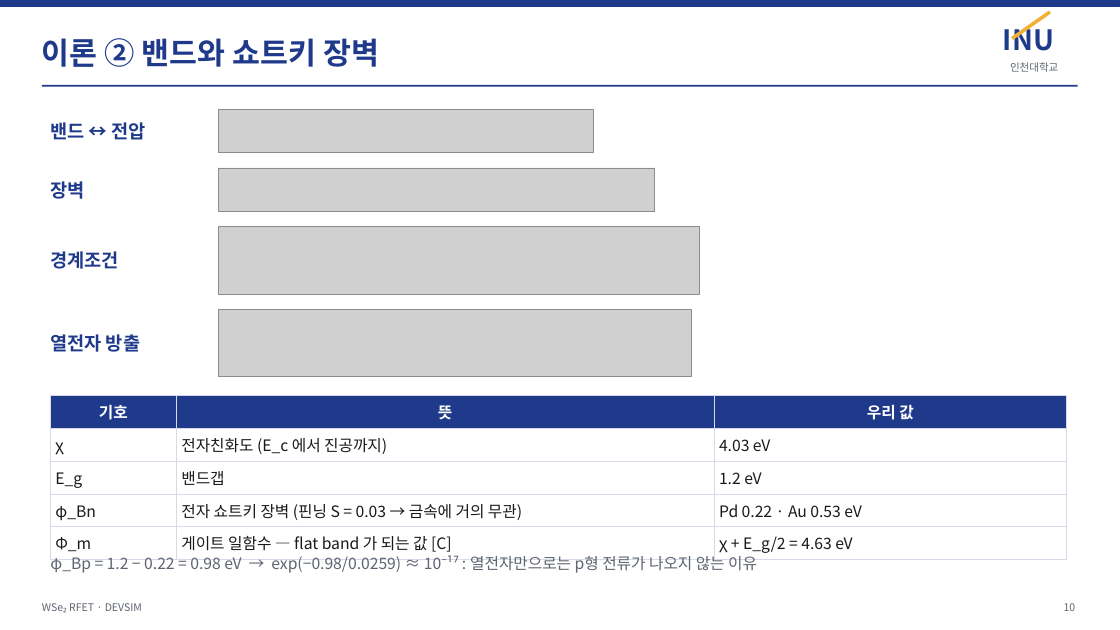
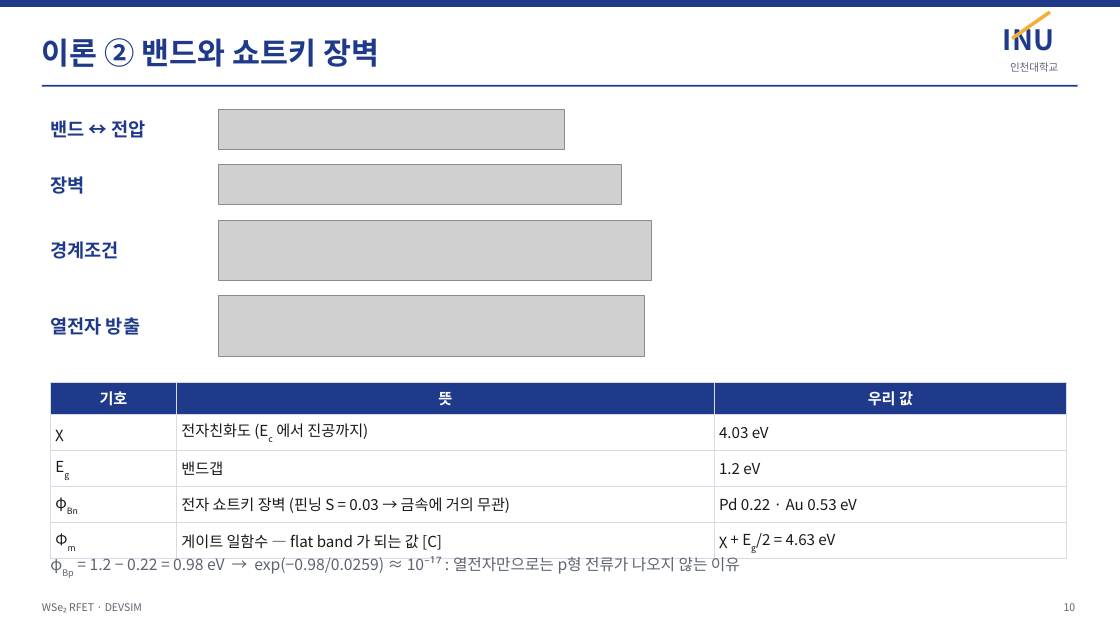
Before and after one commit to jiseonyang-9070/rfet, a slide deck: slide 10 of slides/RFET_progress_INU.pptx. Drawn at 1120x630 pixels with LibreOffice and Linux fonts; fonts in the diff are those of the drawing; grey boxes stand for pictures. Boxes give left, top, right and bottom in pixels: in the first picture for what was removed or moved away, otherwise in the second. Text is boxed around its words. In the diff, an @@ line names an element or a change of style, - is before the commit and + after.

```diff
--- a/slides/RFET_progress_INU.pptx
+++ b/slides/RFET_progress_INU.pptx
@@ picture resized from (x1=218, y1=109, x2=594, y2=153) to (x1=218, y1=109, x2=565, y2=150) @@
@@ text "장벽" moved from (x1=50, y1=181, x2=84, y2=199) to (x1=50, y1=176, x2=84, y2=194) @@
@@ picture resized from (x1=218, y1=168, x2=655, y2=212) to (x1=218, y1=165, x2=621, y2=205) @@
@@ text "경계조건" moved from (x1=50, y1=251, x2=118, y2=269) to (x1=50, y1=241, x2=118, y2=259) @@
@@ picture resized from (x1=218, y1=227, x2=700, y2=294) to (x1=218, y1=220, x2=651, y2=281) @@
@@ text "열전자 방출" moved from (x1=50, y1=334, x2=140, y2=352) to (x1=50, y1=317, x2=140, y2=335) @@
@@ picture resized from (x1=218, y1=309, x2=692, y2=376) to (x1=218, y1=296, x2=644, y2=356) @@
@@ table at (x1=50, y1=382, x2=1067, y2=557) @@
-row 2, column 2: 전자친화도 (E_c 에서 진공까지)
+row 2, column 2: 전자친화도 (Ec 에서 진공까지)
-row 3, column 1: E_g
+row 3, column 1: Eg
-row 4, column 1: φ_Bn
+row 4, column 1: φBn
-row 5, column 1: Φ_m
+row 5, column 1: Φm
-row 5, column 3: χ + E_g/2 = 4.63 eV
+row 5, column 3: χ + Eg/2 = 4.63 eV
@@ size 13.5 to 13 pt in "기호", "뜻", "우리 값", "χ" and 6 more places @@
@@ table resized from (x1=50, y1=396, x2=1067, y2=557) to (x1=50, y1=382, x2=1067, y2=557) @@
@@ text at (x1=90, y1=554, x2=740, y2=574): text changed @@
-φ_Bp = 1.2 − 0.22 = 0.98 eV → exp(−0.98/0.0259) ≈ 10⁻¹⁷ : 열전자만으로는 p형 전류가 나오지 않는 이유
+φBp = 1.2 − 0.22 = 0.98 eV → exp(−0.98/0.0259) ≈ 10⁻¹⁷ : 열전자만으로는 p형 전류가 나오지 않는 이유
```
Also in this commit, not shown: 8 other slides changed, 1 other file.
